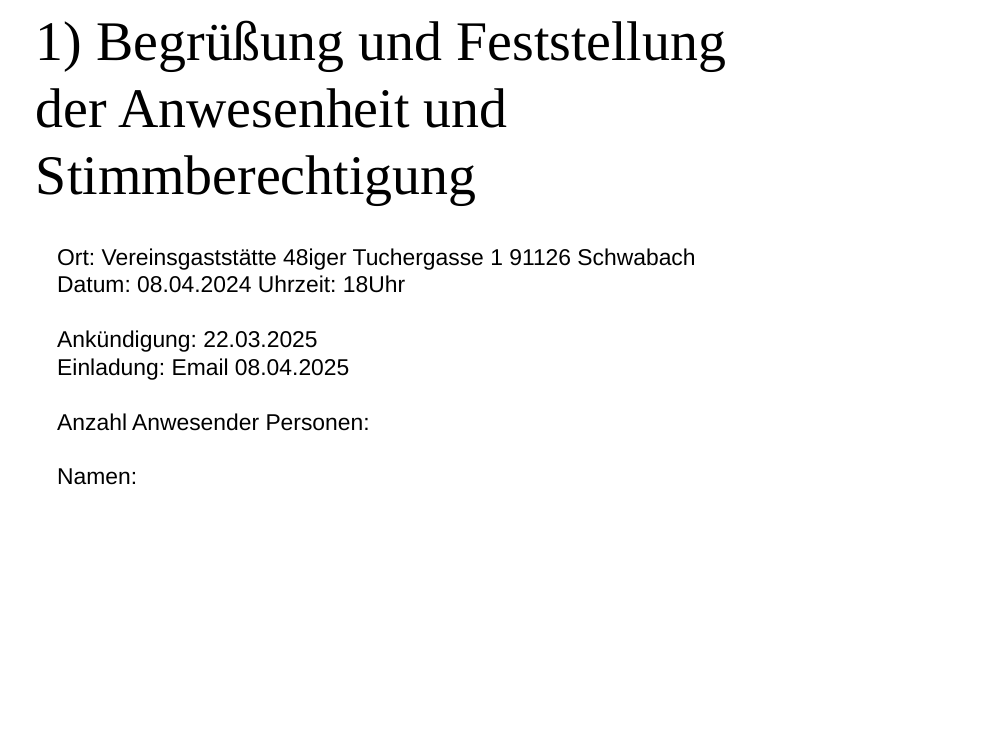
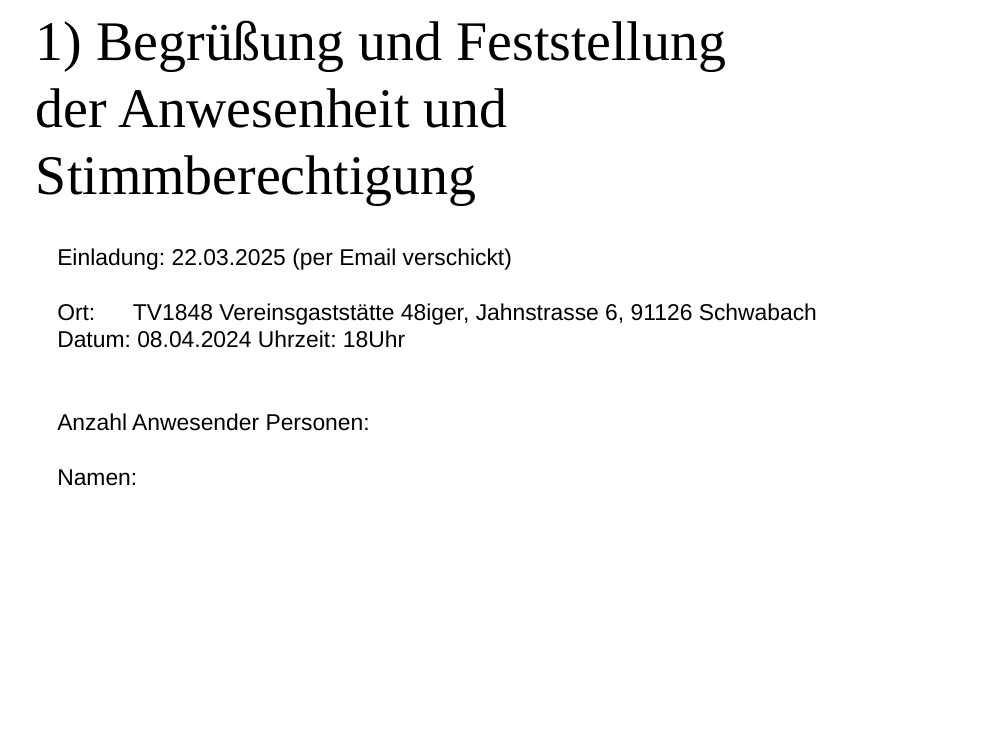
Before and after one commit to sky4walk/Brauverein-Schwabach, a slide deck: slide 2 of Protokolle/Folien-Jahreshauptversammlung-08.04.2025.odp. Drawn at 1008x756 pixels with LibreOffice and Linux fonts; fonts in the diff are those of the drawing; background and template pictures are left out. Boxes give left, top, right and bottom in pixels: in the first picture for what was removed or moved away, otherwise in the second. Text is boxed around its words. In the diff, an @@ line names an element or a change of style, - is before the commit and + after.

```diff
--- a/Protokolle/Folien-Jahreshauptversammlung-08.04.2025.odp
+++ b/Protokolle/Folien-Jahreshauptversammlung-08.04.2025.odp
@@ text at (57,248,817,325): text changed @@
-Ort: Vereinsgaststätte 48iger Tuchergasse 1 91126 Schwabach
+Einladung: 22.03.2025 (per Email verschickt)
+Ort: TV1848 Vereinsgaststätte 48iger, Jahnstrasse 6, 91126 Schwabach
@@ text at (57,330,349,380): paragraphs removed @@
-Ankündigung: 22.03.2025
-Einladung: Email 08.04.2025
```
Also in this commit, not shown: 4 other slides changed, 1 slide added, 2 other files.
